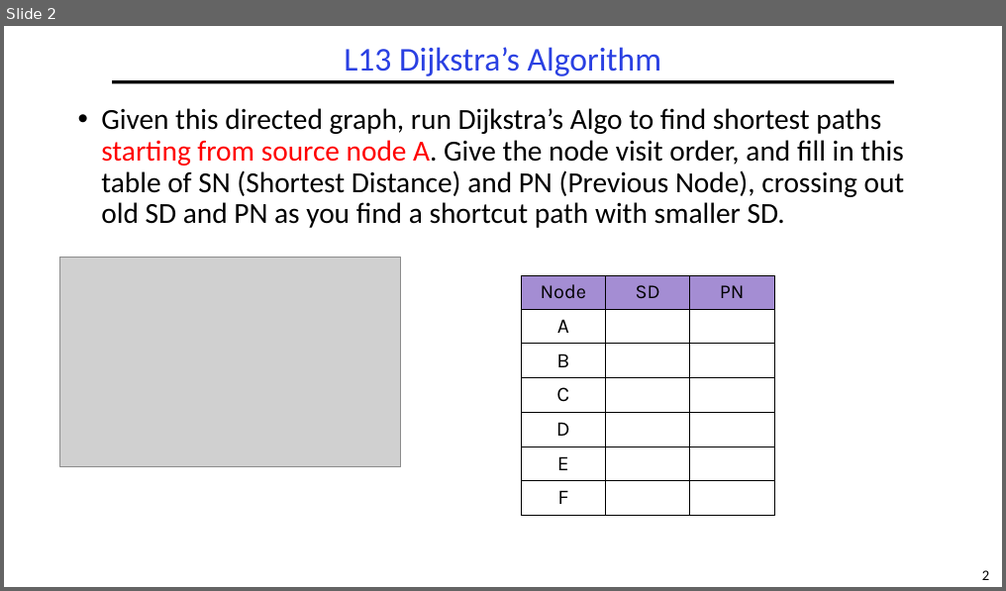
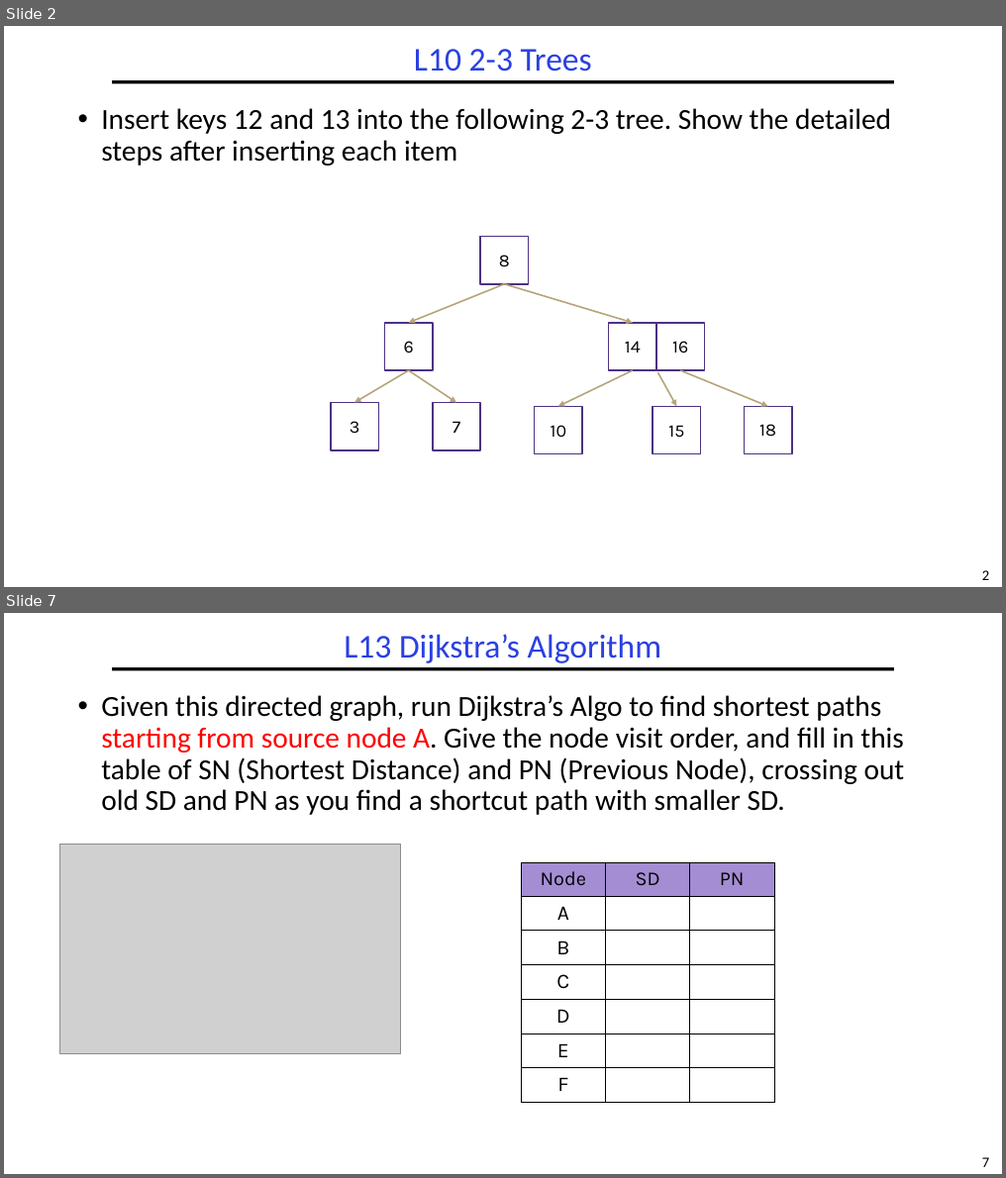
Before and after one commit to guhofstra/CSC111Fa25, a slide deck: PPTs/Exam/CSC017 Final Exam Sample Sp2025 ANS.pptx. Shown one above the other, each under a label of ours: slide 2 before the commit, slides 2 and 7 after it; the slides between them are not shown. The pictures are 1006x591 and 1006x1178 pixels, drawn with LibreOffice and Linux fonts; fonts in the diff are those of the drawing; grey boxes stand for pictures. Boxes give left, top, right and bottom in pixels: in the first picture for what was removed or moved away, otherwise in the second. Text is boxed around its words. In the diff, an @@ line names an element or a change of style, - is before the commit and + after.

```diff
--- a/PPTs/Exam/CSC017 Final Exam Sample Sp2025 ANS.pptx
+++ b/PPTs/Exam/CSC017 Final Exam Sample Sp2025 ANS.pptx
@@ slide 2 added at [4,26,1002,587], background #FFFFFF; not listed: 2 template elements that a slide beside it also shows @@
@@ title added at [414,49,592,72], 32 pt, text #2A40E2 @@
+L10 2-3 Trees
@@ text added at [101,108,891,166], 28 pt, text #000000 @@
+• Insert keys 12 and 13 into the following 2-3 tree. Show the detailed steps after inserting each item
@@ rectangle added at [481,236,529,284], outline #4C3282 1.5 pt @@
@@ text added at [499,255,510,268], 17 pt, text #000000 @@
+8
@@ arrow added from (505, 284) to (409, 323), #B6A479 1.5 pt @@
@@ arrow added from (505, 284) to (633, 323), #B6A479 1.5 pt @@
@@ rectangle added at [385,323,433,372], outline #4C3282 1.5 pt @@
@@ text added at [404,341,414,353], 17 pt, text #000000 @@
+6
@@ rectangle added at [609,323,656,372], outline #4C3282 1.5 pt @@
@@ text added at [625,341,641,353], 17 pt, text #000000 @@
+14
@@ rectangle added at [656,323,705,372], outline #4C3282 1.5 pt @@
@@ text added at [672,341,688,354], 17 pt, text #000000 @@
+16
@@ arrow added from (409, 372) to (354, 402), #B6A479 1.5 pt @@
@@ arrow added from (409, 372) to (456, 402), #B6A479 1.5 pt @@
@@ arrow added from (633, 372) to (558, 406), #B6A479 1.5 pt @@
@@ arrow added from (658, 372) to (677, 406), #B6A479 1.5 pt @@
@@ arrow added from (681, 372) to (768, 406), #B6A479 1.5 pt @@
@@ rectangle added at [331,402,378,451], outline #4C3282 1.5 pt @@
@@ rectangle added at [433,402,481,451], outline #4C3282 1.5 pt @@
@@ rectangle added at [535,406,583,455], outline #4C3282 1.5 pt @@
@@ rectangle added at [653,406,701,455], outline #4C3282 1.5 pt @@
@@ rectangle added at [745,406,792,455], outline #4C3282 1.5 pt @@
@@ text added at [350,421,360,433], 17 pt, text #000000 @@
+3
@@ text added at [452,421,460,433], 17 pt, text #000000 @@
+7
@@ text added at [550,425,566,437], 17 pt, text #000000 @@
+10
@@ text added at [668,425,684,438], 17 pt, text #000000 @@
+15
@@ text added at [759,424,776,437], 17 pt, text #000000 @@
+18
@@ what was slide 2 is now slide 7 @@
@@ page number at [982,1157,989,1167]: text changed @@
-2
+7
```
Also in this commit, not shown: 5 slides changed, 6 other slides added, 7 other files.
